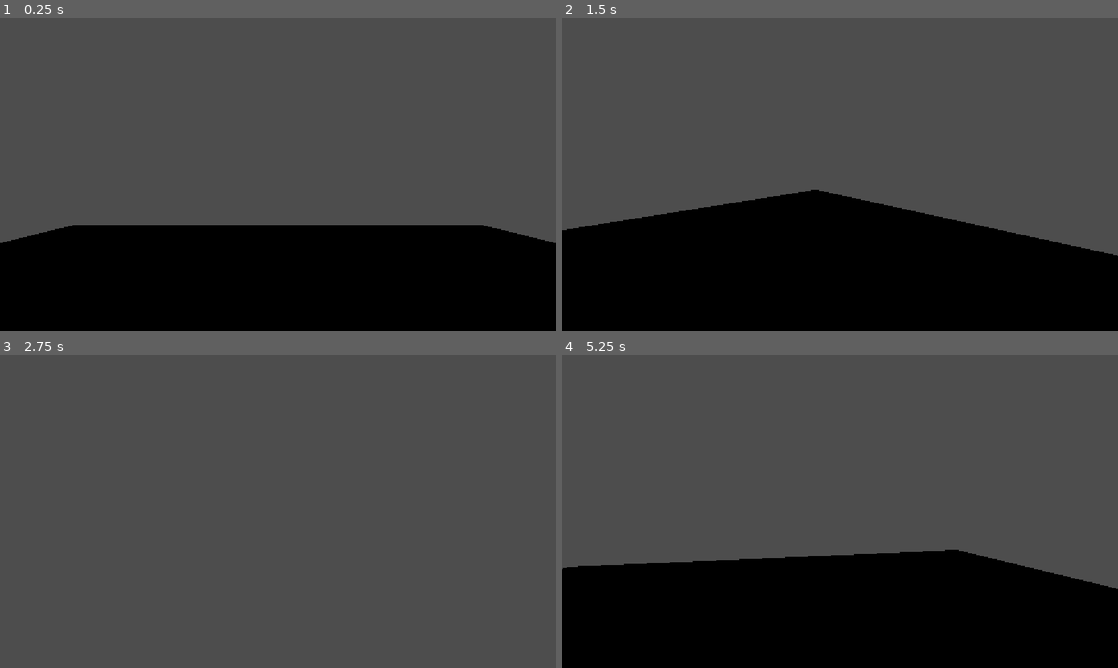
Above: before the commit, frames 1-4 (two rows, left to right).
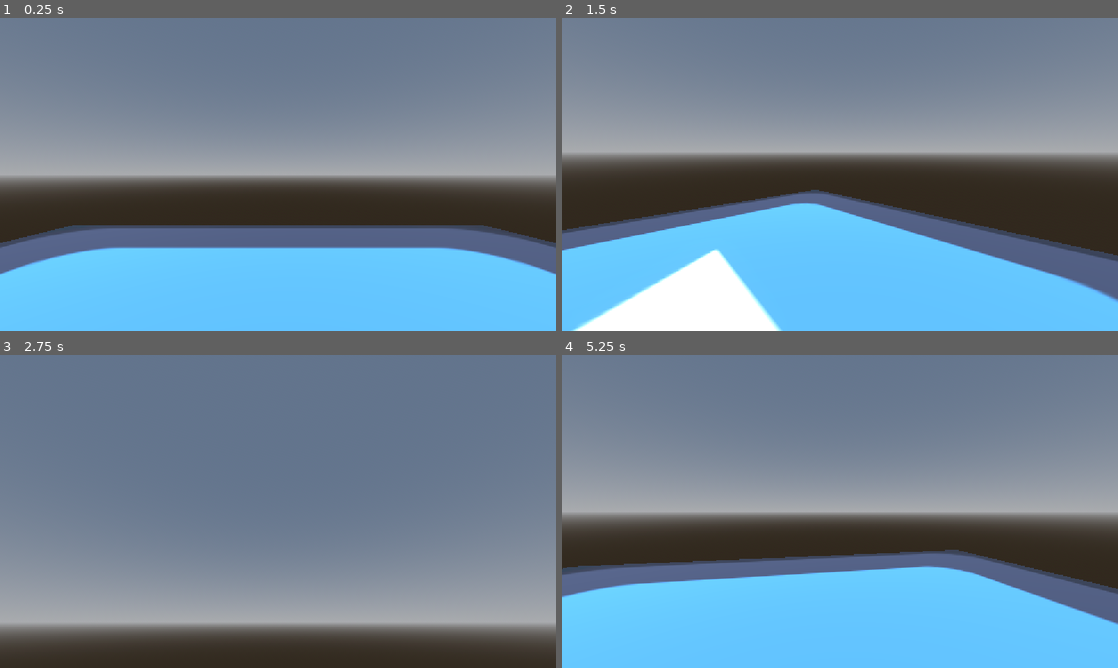
Above: after the commit, the same moments.

Repository: Strma77/Rudjer-Roulette
Game: Godot game, scene res://levels/levels.tscn
Same seed, same stepped clock (60 frames per second), same inputs: the game is played once before the commit and once after it. The engine's default icon, where the game draws it, is replaced by a stand-in: a white triangle on a blue panel in a dark square.
Inputs (mouse positions are in pixels of both pictures, inside the frame that each line leads up to):
- Up to frame 1 (0.25 s): no input
- Up to frame 2 (1.5 s): tap Enter at 0.5 s; move the mouse to (962, 158) at 0.52 s; hold D (right) 0.53-1.28 s; tap Space (jump) at 0.77 s; move the mouse to (728, 190) at 1.27 s; hold S (backwards) from 1.28 s (still down)
- Up to frame 3 (2.75 s): tap Space (jump) at 1.52 s; move the mouse to (333, 442) at 2.02 s; release S (backwards) at 2.03 s; hold D (right) from 2.03 s (still down)
- Up to frame 4 (5.25 s): tap Space (jump) at 2.75, 3.02, 3.77, 4.52 s; move the mouse to (812, 574) at 2.77 s; release D (right) at 2.78 s; hold W (forward) 2.78-3.53 s; move the mouse to (1006, 558) at 3.52 s; hold A (left) 3.53-5.03 s; move the mouse to (673, 464) at 4.27 s; move the mouse to (867, 511) at 5.02 s; hold S (backwards) from 5.03 s (still down)

The runs differ from the first frame. In frame 1, 97% of the frame differs, in the area x 0-100%, y 0-100%; in frame 2, 97%; in frame 3, 96%; in frame 4, 97%.

Commit message:
more bare minimums
nestane mouse i ima lighting

Diff:
--- a/character/fp_cam.gd
+++ b/character/fp_cam.gd
@@ -2,6 +2,11 @@
 
 
 var sensitivity = 0.2
+
+
+
+func _ready() -> void:
+	Input.mouse_mode = Input.MOUSE_MODE_CAPTURED
 
 func _input(event: InputEvent) -> void:
 	if event is InputEventMouseMotion:
--- a/levels/levels.tscn
+++ b/levels/levels.tscn
@@ -2,6 +2,18 @@
 
 [ext_resource type="Texture2D" uid="uid://bphdnpqoe82cr" path="res://icon.svg" id="1_7nsre"]
 [ext_resource type="PackedScene" uid="uid://cms8dw1x52oxp" path="res://character/character.tscn" id="2_hgi4l"]
+
+[sub_resource type="ProceduralSkyMaterial" id="ProceduralSkyMaterial_7nsre"]
+sky_horizon_color = Color(0.66224277, 0.6717428, 0.6867428, 1)
+ground_horizon_color = Color(0.66224277, 0.6717428, 0.6867428, 1)
+
+[sub_resource type="Sky" id="Sky_hgi4l"]
+sky_material = SubResource("ProceduralSkyMaterial_7nsre")
+
+[sub_resource type="Environment" id="Environment_3oa11"]
+background_mode = 2
+sky = SubResource("Sky_hgi4l")
+glow_enabled = true
 
 [sub_resource type="BoxShape3D" id="BoxShape3D_mcjul"]
 size = Vector3(15, 1, 15)
@@ -12,7 +24,10 @@
 
 [sub_resource type="BoxMesh" id="BoxMesh_y65i7"]
 
-[node name="Node3D" type="Node3D" unique_id=966241087]
+[node name="level" type="Node3D" unique_id=966241087]
+
+[node name="WorldEnvironment" type="WorldEnvironment" parent="." unique_id=1410183010]
+environment = SubResource("Environment_3oa11")
 
 [node name="StaticBody3D" type="StaticBody3D" parent="." unique_id=486226470]
 
@@ -26,3 +41,7 @@
 
 [node name="Player" parent="." unique_id=1082868951 instance=ExtResource("2_hgi4l")]
 transform = Transform3D(1, 0, 0, 0, 1, 0, 0, 0, 1, 0, 1.7961633, 0)
+
+[node name="DirectionalLight3D" type="DirectionalLight3D" parent="." unique_id=1970127261]
+transform = Transform3D(0.7965299, -0.48913097, 0.35537443, 0, 0.58778524, 0.809017, -0.6045991, -0.6444062, 0.46818852, 3.185, 6.855, 5.144)
+shadow_enabled = true
